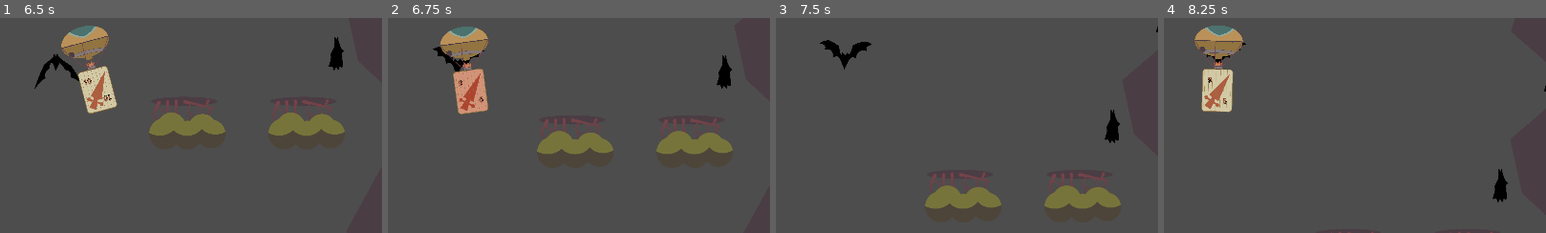
Above: before the commit, frames 1-4 (left to right).
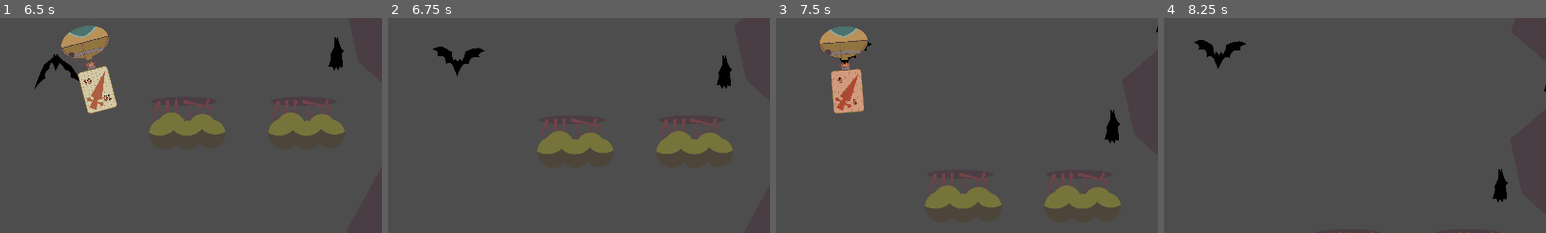
Above: after the commit, the same moments.

Repository: panorb/ludum-dare-53
Game: Godot game, scene res://world.tscn
Same seed, same stepped clock (60 frames per second), same inputs: the game is played once before the commit and once after it.
Inputs (mouse positions are % of the whole screen's width and height, from its top left):
- Up to frame 1 (6.5 s): click "Start Game" at 0.5 s; tap Enter (ui_accept) at 1.25, 1.52, 2.27, 3.77, 4.52, 5.27 s; move the mouse to (72, 45) at 1.27 s; press the mouse at (72, 45) at 1.28 s; move the mouse to (30, 55) at 2.02 s; release the mouse at (30, 55) at 2.03 s; click (30, 55) at 2.1 s; move the mouse to (60, 28) at 2.77 s; press the mouse at (60, 28) at 2.78 s; move the mouse to (45, 70) at 3.52 s; release the mouse at (45, 70) at 3.53 s; click (45, 70) at 3.6 s; move the mouse to (80, 65) at 4.27 s; press the mouse at (80, 65) at 4.28 s; move the mouse to (20, 35) at 5.02 s; release the mouse at (20, 35) at 5.03 s; click (20, 35) at 5.1 s; move the mouse to (55, 50) at 5.77 s; press the mouse at (55, 50) at 5.78 s
- Up to frame 2 (6.75 s): move the mouse to (35, 25) at 6.52 s; release the mouse at (35, 25) at 6.53 s; click (35, 25) at 6.6 s
- Up to frame 3 (7.5 s): tap Enter (ui_accept) at 6.77 s; move the mouse to (72, 45) at 7.27 s; press the mouse at (72, 45) at 7.28 s
- Up to frame 4 (8.25 s): tap Enter (ui_accept) at 7.52 s; move the mouse to (30, 55) at 8.02 s; release the mouse at (30, 55) at 8.03 s; click (30, 55) at 8.1 s
The pictures show only the part of the screen within x 26-76%, y 42-92%; the shares and areas given below are measured in that part.

Frame 1 is identical in both runs. In frame 2, 3.1% of the frame differs, in the area x 13-27%, y 4-45%; in frame 3, 3.1%; in frame 4, 3.1%, in the area x 8-21%, y 3-44%.

Commit message:
Added sound files and added invincibility sound

Diff:
--- a/godot/game/balloon/balloon.gd
+++ b/godot/game/balloon/balloon.gd
@@ -81,12 +81,14 @@
 	move_and_slide()
 
 var last_wind_sound_play_time = 0.0
+var time_since_last_invincible_sound = 99.0
 
 func _process(delta: float) -> void:
 	last_wall_hit_sound_play_time = (
 		last_wall_hit_sound_play_time - delta if last_wall_hit_sound_play_time > 0 else 0
 	)
 	last_wind_sound_play_time -= delta
+	time_since_last_invincible_sound += delta
 
 	var collision = get_last_slide_collision()
 	if collision:
@@ -97,6 +99,11 @@
 				# Set new wait time bettwen 0.7 and 1.3
 				last_wall_hit_sound_play_time = randf_range(0.7, 1.3)
 	visible = invincible_timer.time_left <= 0 or int(invincible_timer.time_left / 0.15) % 2 == 0
+
+	if invincible_timer.time_left > 0 and time_since_last_invincible_sound > 0.2 + (invincible_timer.time_left / invincible_timer.wait_time) * 0.5:
+		time_since_last_invincible_sound = 0.0
+		get_node("BalloonInvincibleSound").play()
+
 
 	if Input.is_action_pressed("blow_wind"):
 		if last_wind_sound_play_time <= 0.0:
@@ -129,9 +136,20 @@
 	#velocity += bump_vector * DAMAGE_BUMP_STRENGTH * damage
 
 	if containing_card:
+		play_pop_sound()
 		containing_card.take_damage(1)
 
 var current_wind_sound_num = 1
+var current_pop_sound_num = 1
+
+func play_pop_sound():
+	if current_pop_sound_num > 4:
+		current_pop_sound_num = 1
+
+	get_node("BalloonPopSound" + str(current_pop_sound_num)).play()
+
+	current_pop_sound_num += 1
+
 
 func play_wind_sound():
 	if current_wind_sound_num > 4:
--- a/godot/game/balloon/balloon.tscn
+++ b/godot/game/balloon/balloon.tscn
@@ -11,6 +11,11 @@
 [ext_resource type="AudioStream" uid="uid://dbkmdf1snu1y4" path="res://game/balloon/balloon_wind2.wav" id="9_msuew"]
 [ext_resource type="AudioStream" uid="uid://bsyu6fyo7kybr" path="res://game/balloon/balloon_wind3.wav" id="10_eey7m"]
 [ext_resource type="AudioStream" uid="uid://cwtno57x16r1h" path="res://game/balloon/balloon_wind4.wav" id="11_wvxw2"]
+[ext_resource type="AudioStream" uid="uid://ovcofn8c1kcq" path="res://game/balloon/balloon_pop1.wav" id="12_ahmgp"]
+[ext_resource type="AudioStream" uid="uid://bie187ataj2l4" path="res://game/balloon/balloon_pop2.wav" id="13_rfc5l"]
+[ext_resource type="AudioStream" uid="uid://dqv0putfvkn5d" path="res://game/balloon/balloon_pop3.wav" id="14_01ldc"]
+[ext_resource type="AudioStream" uid="uid://bt1b222l3byl4" path="res://game/balloon/balloon_pop4.wav" id="15_4541o"]
+[ext_resource type="AudioStream" uid="uid://l48sgj6rknnd" path="res://game/balloon/balloon_invincible.wav" id="16_vuyj4"]
 
 [sub_resource type="CapsuleShape2D" id="CapsuleShape2D_bwuof"]
 radius = 190.0
@@ -72,6 +77,21 @@
 [node name="BalloonWindSound4" type="AudioStreamPlayer" parent="."]
 stream = ExtResource("11_wvxw2")
 
+[node name="BalloonPopSound1" type="AudioStreamPlayer" parent="."]
+stream = ExtResource("12_ahmgp")
+
+[node name="BalloonPopSound2" type="AudioStreamPlayer" parent="."]
+stream = ExtResource("13_rfc5l")
+
+[node name="BalloonPopSound3" type="AudioStreamPlayer" parent="."]
+stream = ExtResource("14_01ldc")
+
+[node name="BalloonPopSound4" type="AudioStreamPlayer" parent="."]
+stream = ExtResource("15_4541o")
+
+[node name="BalloonInvincibleSound" type="AudioStreamPlayer" parent="."]
+stream = ExtResource("16_vuyj4")
+
 [node name="InvincibleTimer" type="Timer" parent="."]
-wait_time = 2.0
+wait_time = 3.0
 one_shot = true
Not shown: 1 places in godot/game/balloon/balloon.tscn that only renumber resources
Not shown, added: godot/game/balloon/balloon_invincible.wav.import
Not shown, added: godot/game/balloon/balloon_pop1.wav.import
Not shown, added: godot/game/balloon/balloon_pop2.wav.import
Not shown, added: godot/game/balloon/balloon_pop3.wav.import
Not shown, added: godot/game/balloon/balloon_pop4.wav.import
Not shown, added: godot/game/balloon/balloon_invincible.wav
Not shown, added: godot/game/balloon/balloon_pop1.wav
Not shown, added: godot/game/balloon/balloon_pop2.wav
Not shown, added: godot/game/balloon/balloon_pop3.wav
Not shown, added: godot/game/balloon/balloon_pop4.wav
